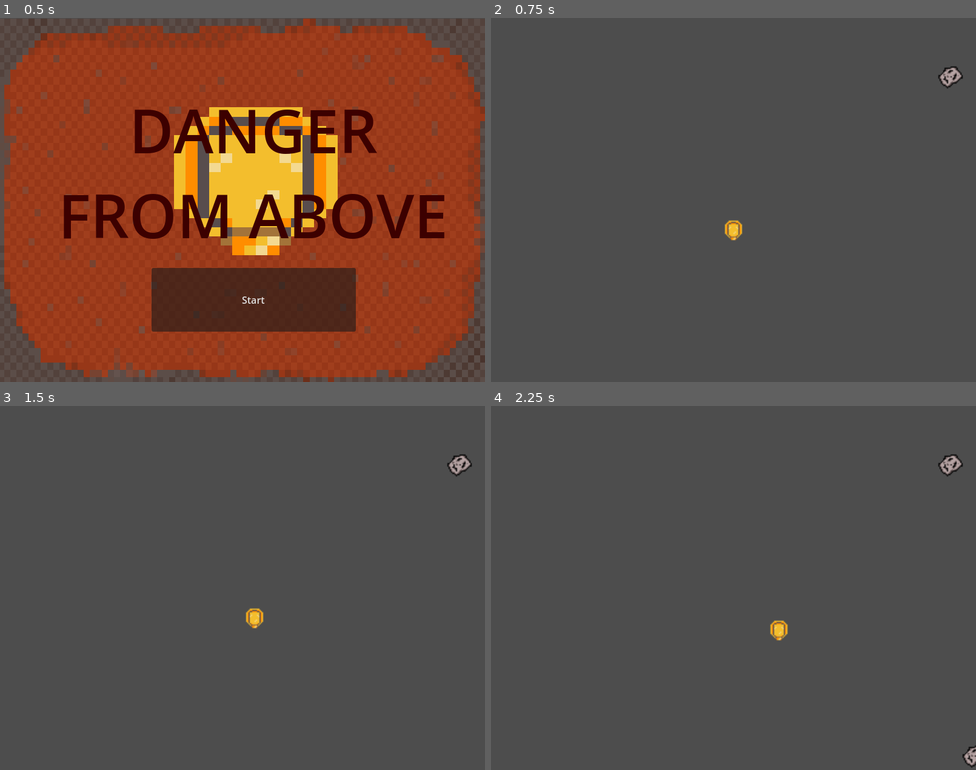
Above: before the commit, frames 1-4 (two rows, left to right).
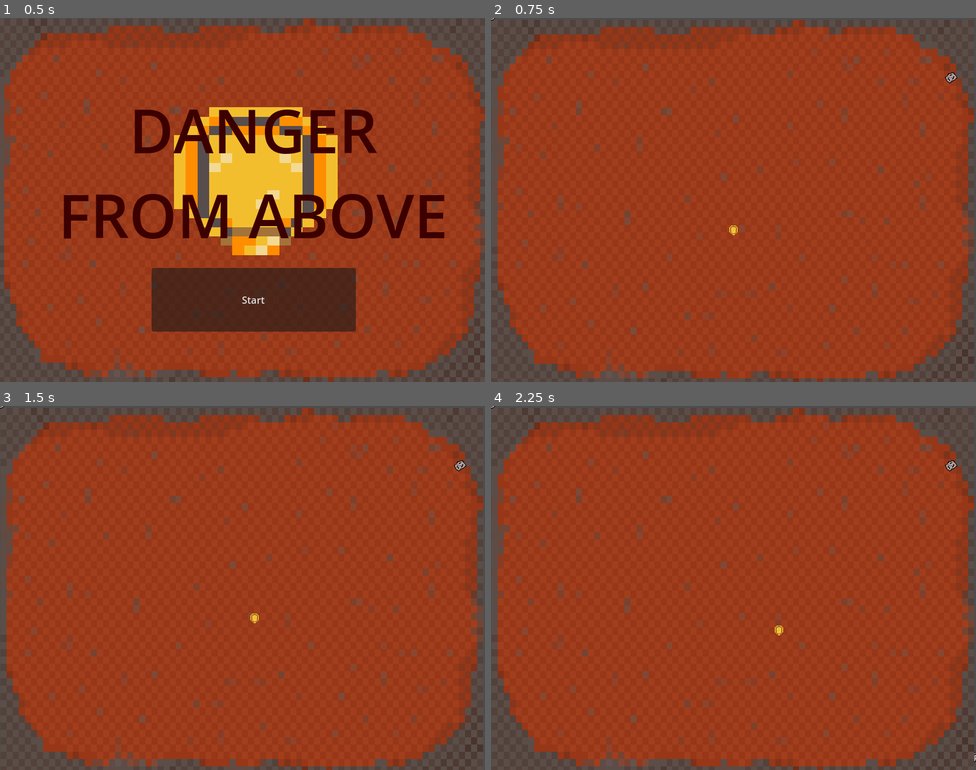
Above: after the commit, the same moments.

Repository: GraceLanBM/ProjectLimitedSpace
Game: Godot game, scene res://menu/StartMenu.tscn
Same seed, same stepped clock (60 frames per second), same inputs: the game is played once before the commit and once after it.
Inputs:
- Up to frame 1 (0.5 s): no input
- Up to frame 2 (0.75 s): click "Start" at 0.5 s
- Up to frame 3 (1.5 s): tap Enter at 1.25 s; hold D (move_right) from 1.28 s (still down)
- Up to frame 4 (2.25 s): release D (move_right) at 2.03 s; hold S (move_down) from 2.03 s (still down)

Frame 1 is identical in both runs. In frame 2, 89% of the frame differs, in the area x 0-100%, y 0-100%; in frame 3, 89%; in frame 4, 89%.

Commit message:
Goes to Game over screen and gets time

Diff:
--- a/main.gd
+++ b/main.gd
@@ -1,5 +1,6 @@
 extends Node
 
+var simultaneous_scene = preload("res://menu/GameOverMenu.tscn").instantiate()
 var time = 0
 var rock_pos = PackedVector2Array()
 var shadow_x = 0
@@ -33,3 +34,7 @@
 				add_child(shadow)
 				break
 	time += 1
+	if Global.game_over == true:
+		Global.time = time
+		get_tree().root.add_child(simultaneous_scene)
+		get_node("/root/Main").free()
--- a/main.tscn
+++ b/main.tscn
@@ -1,12 +1,19 @@
-[gd_scene load_steps=5 format=3 uid="uid://dvkxwabls2hu1"]
+[gd_scene load_steps=6 format=3 uid="uid://dvkxwabls2hu1"]
 
 [ext_resource type="Script" path="res://main.gd" id="1_1pgh2"]
 [ext_resource type="PackedScene" uid="uid://rouhfei2s8lk" path="res://player/player.tscn" id="1_cjq46"]
+[ext_resource type="Texture2D" uid="uid://j5315gq8yb3k" path="res://menu/Background.png" id="2_86254"]
 [ext_resource type="Script" path="res://menu/TotalTimer.gd" id="2_funbm"]
 [ext_resource type="PackedScene" uid="uid://d3c3lvsn1k3y3" path="res://rock/rock.tscn" id="3_trbkf"]
 
 [node name="Main" type="Node"]
 script = ExtResource("1_1pgh2")
+
+[node name="Background" type="Sprite2D" parent="."]
+texture_filter = 1
+position = Vector2(399, 304.5)
+scale = Vector2(9.95, 12.06)
+texture = ExtResource("2_86254")
 
 [node name="Player" parent="." instance=ExtResource("1_cjq46")]
 
--- a/menu/GameOverMenu.tscn
+++ b/menu/GameOverMenu.tscn
@@ -2,7 +2,7 @@
 
 [ext_resource type="Script" path="res://menu/GameoverLabel.gd" id="1_hivk2"]
 [ext_resource type="Script" path="res://menu/Score.gd" id="2_ih6v7"]
-[ext_resource type="Texture2D" uid="uid://j5315gq8yb3k" path="res://images/Background.png" id="3_joi68"]
+[ext_resource type="Texture2D" uid="uid://j5315gq8yb3k" path="res://menu/Background.png" id="3_joi68"]
 [ext_resource type="Texture2D" uid="uid://bt2psofwndkj2" path="res://images/Character.png" id="3_wy4s6"]
 
 [node name="Node2D" type="Node2D"]
@@ -34,11 +34,11 @@
 
 [node name="Label2" type="Label" parent="."]
 offset_left = 62.0
-offset_top = 343.0
+offset_top = 284.0
 offset_right = 717.0
-offset_bottom = 457.0
+offset_bottom = 531.0
 theme_override_colors/font_color = Color(0.207843, 0, 0, 1)
-theme_override_font_sizes/font_size = 80
+theme_override_font_sizes/font_size = 50
 horizontal_alignment = 1
 vertical_alignment = 1
 script = ExtResource("2_ih6v7")
--- a/menu/Score.gd
+++ b/menu/Score.gd
@@ -3,4 +3,4 @@
 
 # Called when the node enters the scene tree for the first time.
 func _ready():
-	text = "Score :%s Time:%s" % [Global.score, Global.time]
+	text = "Score :%s \n Time:%s" % [Global.score, Global.time]
--- a/menu/StartMenu.tscn
+++ b/menu/StartMenu.tscn
@@ -1,10 +1,10 @@
 [gd_scene load_steps=4 format=3 uid="uid://8edb7868nlrm"]
 
 [ext_resource type="Script" path="res://menu/StartMenu.gd" id="1_4aj18"]
-[ext_resource type="Texture2D" uid="uid://j5315gq8yb3k" path="res://images/Background.png" id="2_ara6x"]
+[ext_resource type="Texture2D" uid="uid://j5315gq8yb3k" path="res://menu/Background.png" id="2_ara6x"]
 [ext_resource type="Texture2D" uid="uid://bt2psofwndkj2" path="res://images/Character.png" id="3_pnp26"]
 
-[node name="Node2D" type="Node2D"]
+[node name="Node2D2" type="Node2D"]
 script = ExtResource("1_4aj18")
 
 [node name="Background" type="Sprite2D" parent="."]
--- a/player/player.tscn
+++ b/player/player.tscn
@@ -15,10 +15,8 @@
 }]
 
 [sub_resource type="CapsuleShape2D" id="CapsuleShape2D_ptc32"]
-height = 20.0
 
 [node name="Player" type="Area2D"]
-scale = Vector2(2, 2)
 script = ExtResource("1_ol8j8")
 metadata/_edit_group_ = true
 
--- a/rock/Rock.gd
+++ b/rock/Rock.gd
@@ -29,4 +29,4 @@
 	"""
 
 func _on_player_hit():
-	pass
+	Global.game_over = true
--- a/rock/rock.tscn
+++ b/rock/rock.tscn
@@ -26,20 +26,15 @@
 [sub_resource type="RectangleShape2D" id="RectangleShape2D_22fqa"]
 
 [node name="Rock" type="RigidBody2D"]
-position = Vector2(-20, -20)
 collision_mask = 0
 gravity_scale = 0.0
 script = ExtResource("1_jxktj")
 
 [node name="AnimatedSprite2D" type="AnimatedSprite2D" parent="."]
-scale = Vector2(2, 2)
 sprite_frames = SubResource("SpriteFrames_y884e")
 animation = &"Rock"
 
 [node name="CollisionShape2D" type="CollisionShape2D" parent="."]
-light_mask = 0
-scale = Vector2(2, 2)
 shape = SubResource("RectangleShape2D_22fqa")
 
 [node name="VisibleOnScreenNotifier2D" type="VisibleOnScreenNotifier2D" parent="."]
-scale = Vector2(2, 2)
Not shown: 2 places in rock/rock.tscn that only renumber resources
